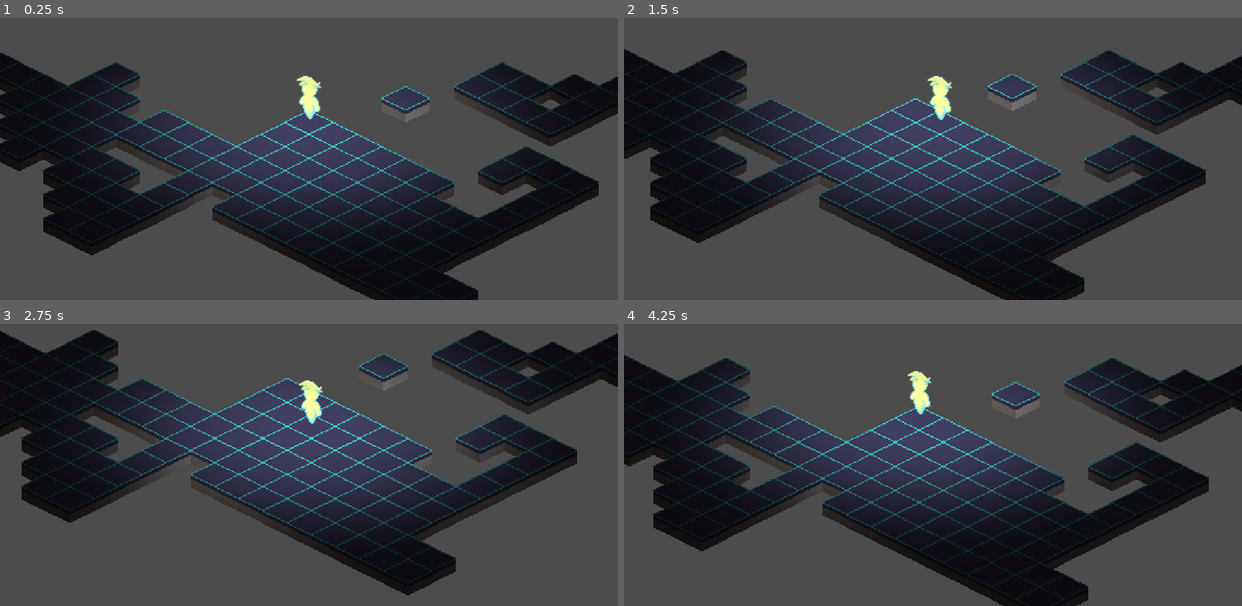
Above: before the commit, frames 1-4 (two rows, left to right).
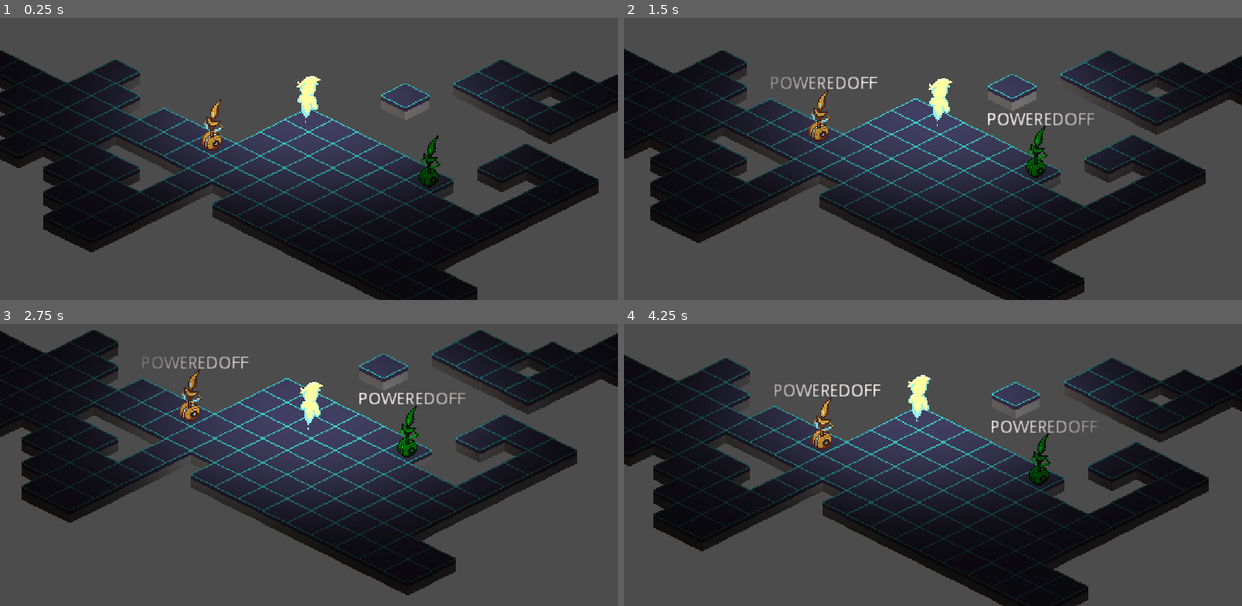
Above: after the commit, the same moments.

Repository: best-godot-team-ever/GoGodotJam
Game: Godot game, scene res://src/Levels/TestLevel.tscn
Same seed, same stepped clock (60 frames per second), same inputs: the game is played once before the commit and once after it.
Inputs:
- Up to frame 1 (0.25 s): no input
- Up to frame 2 (1.5 s): tap Enter (ui_accept) at 0.5, 0.6, 0.77, 1.07 s; hold Right (ui_right) 0.53-1.28 s; hold Down (ui_down) from 1.28 s (still down); tap R at 1.35 s
- Up to frame 3 (2.75 s): tap Enter (ui_accept) at 1.52, 1.55, 1.82, 2.1 s; release Down (ui_down) at 2.03 s; hold Right (ui_right) from 2.03 s (still down)
- Up to frame 4 (4.25 s): release Right (ui_right) at 2.78 s; hold Up (ui_up) 2.78-3.53 s; tap R at 2.85 s; tap Enter (ui_accept) at 3.02, 3.05, 3.32, 3.6, 3.77, 4.07 s; hold Left (ui_left) from 3.53 s (still down); tap Escape (ui_cancel) at 4.15 s

The runs differ from the first frame. In frame 1, 10% of the frame differs, in the area x 0-100%, y 11-100%; in frame 2, 1.8%; in frame 3, 1.7%; in frame 4, 1.8%.

Commit message:
WIP Entities

Diff:
--- a/project.godot
+++ b/project.godot
@@ -14,25 +14,13 @@
 "language": "GDScript",
 "path": "res://src/Managers/BoardManager.gd"
 }, {
-"base": "Node2D",
-"class": "Enemy",
-"language": "GDScript",
-"path": "res://src/Entities/Enemies/Enemy.gd"
-}, {
-"base": "Node2D",
-"class": "Machine",
-"language": "GDScript",
-"path": "res://src/Entities/Machines/Machine.gd"
-}, {
-"base": "Resource",
+"base": "Node",
 "class": "TurnManager",
 "language": "GDScript",
 "path": "res://src/Managers/TurnManager.gd"
 } ]
 _global_script_class_icons={
 "BoardManager": "",
-"Enemy": "",
-"Machine": "",
 "TurnManager": ""
 }
 
--- a/src/Entities/Enemies/Enemy.gd
+++ /dev/null
@@ -1,13 +0,0 @@
-extends Node2D
-class_name Enemy
-
-export var turn_speed : int
-
-var turn_manager : Resource = preload("res://src/Managers/TurnManager.tres")
-
-func _ready() -> void:
-	turn_manager.enemies.append(self)
-
-# virtual method Objects that extend Enemy should have
-func start_turn() -> void:
-	pass
--- a/src/Entities/Enemies/TestEnemy.gd
+++ /dev/null
@@ -1,6 +0,0 @@
-extends Enemy
-
-
-func start_turn() -> void:
-	position += Vector2(10,15)
-	yield(get_tree().create_timer(0.0), "timeout")
--- a/src/Entities/Enemies/TestEnemy.tscn
+++ /dev/null
@@ -1,10 +0,0 @@
-[gd_scene load_steps=3 format=2]
-
-[ext_resource path="res://src/Entities/Enemies/TestEnemy.gd" type="Script" id=1]
-[ext_resource path="res://icon.png" type="Texture" id=2]
-
-[node name="TestEnemy" type="Node2D"]
-script = ExtResource( 1 )
-
-[node name="Sprite" type="Sprite" parent="."]
-texture = ExtResource( 2 )
--- a/src/Entities/Machines/Machine.gd
+++ /dev/null
@@ -1,13 +0,0 @@
-extends Node2D
-class_name Machine
-
-export var turn_speed : int
-
-var turn_manager : Resource = preload("res://src/Managers/TurnManager.tres")
-
-func _ready() -> void:
-	turn_manager.machines.append(self)
-
-# virtual method Objects that extend Enemy should have
-func start_turn() -> void:
-	pass
--- a/src/Entities/Player.gd
+++ /dev/null
@@ -1,15 +0,0 @@
-extends Node2D
-
-var turn_manager : Resource = preload("res://src/Managers/TurnManager.tres")
-
-
-func _ready() -> void:
-	turn_manager.player = self
-
-# just to test the turns
-func _unhandled_input(event: InputEvent) -> void:
-	if Input.is_action_just_pressed("ui_accept"):
-		turn_manager.end_turn()
-
-func start_turn() -> void:
-	pass
--- a/src/Entities/Player.tscn
+++ /dev/null
@@ -1,6 +0,0 @@
-[gd_scene load_steps=2 format=2]
-
-[ext_resource path="res://src/Entities/Player.gd" type="Script" id=1]
-
-[node name="Player" type="Node2D"]
-script = ExtResource( 1 )
--- /dev/null
+++ b/src/Entity/Enemy/Enemy.gd
@@ -0,0 +1,5 @@
+extends "res://src/Entity/Entity.gd"
+
+func _initialize(board_manager: Node, turn_manager: Node) -> void:
+    ._initialize(board_manager, turn_manager)
+    _turn_manager.subscribe_enemy(self)
--- /dev/null
+++ b/src/Entity/Enemy/Grabber.gd
@@ -0,0 +1,36 @@
+extends "res://src/Entity/Enemy/Enemy.gd"
+
+enum GrabberState {PoweredOff, Idle, Chasing}
+
+var current_state: int = GrabberState.PoweredOff
+
+func start_turn() -> void:
+    match current_state:
+        GrabberState.PoweredOff:
+            if _board_manager.get_cell(get_current_position()).energy_level > 0:
+                current_state = GrabberState.Idle
+                # Play Power on Animation?
+        GrabberState.Idle:
+            if _board_manager.get_cell(get_current_position()).energy_level > 0:
+                current_state = GrabberState.Chasing
+        GrabberState.Chasing:
+            if _board_manager.get_cell(get_current_position()).energy_level == 0:
+                current_state = GrabberState.PoweredOff
+                # Play Powered off Animation
+
+            else:
+                # I have power so I should move one tile towards the player's current position
+                _move_towards_player()
+    $Label.set_text(GrabberState.keys()[current_state])
+
+func _move_towards_player() -> void:
+    var player_coord = _board_manager.get_entity_position_by_id(_turn_manager.player_entity_id)
+    var offset = player_coord - get_current_position()
+
+    var direction = Vector2()
+    if abs(offset.x) >= abs(offset.y):
+        direction.x = sign(offset.x)
+    else:
+        direction.y = sign(offset.y)
+
+    move_on_map(direction)
--- /dev/null
+++ b/src/Entity/Enemy/Grabber.tscn
@@ -0,0 +1,23 @@
+[gd_scene load_steps=4 format=2]
+
+[ext_resource path="res://assets/Enemy2.png" type="Texture" id=1]
+[ext_resource path="res://src/Entity/Entity.tscn" type="PackedScene" id=2]
+[ext_resource path="res://src/Entity/Enemy/Grabber.gd" type="Script" id=3]
+
+[node name="Grabber" instance=ExtResource( 2 )]
+script = ExtResource( 3 )
+
+[node name="Sprite" parent="." index="0"]
+texture = ExtResource( 1 )
+offset = Vector2( 0, -15 )
+
+[node name="Label" type="Label" parent="." index="2"]
+margin_left = -41.0
+margin_top = -49.0
+margin_right = 38.0
+margin_bottom = -35.0
+align = 1
+uppercase = true
+__meta__ = {
+"_edit_use_anchors_": false
+}
--- /dev/null
+++ b/src/Entity/Enemy/Leecher.gd
@@ -0,0 +1,47 @@
+extends "res://src/Entity/Enemy/Enemy.gd"
+
+enum LeecherStates {PoweredOff, Idle, Following}
+
+var current_state: int = LeecherStates.PoweredOff
+
+# Start off powered off.
+# When it wakes up, it sucks all energy from the tile?
+#
+
+func start_turn() -> void:
+	match current_state:
+		LeecherStates.PoweredOff:
+			if _board_manager.get_cell(get_current_position()).energy_level > 0:
+				current_state = LeecherStates.Idle
+				# Play Power on Animation?
+		LeecherStates.Idle:
+			if _board_manager.get_cell(get_current_position()).energy_level > 0:
+				current_state = LeecherStates.Following
+		LeecherStates.Following:
+			var _next_location = _get_next_target_coord()
+			move_on_map(_next_location - get_current_position())
+			# if _board_manager.get_cell(get_current_position()).energy_level == 0:
+			# 	current_state = PoweredOff
+			# 	# Play Powered off Animation
+	$Label.set_text(LeecherStates.keys()[current_state])
+
+func _get_next_target_coord() -> Vector2:
+	var target = get_current_position()
+	var max_energy: = 0
+	# Get all the possible tiles.
+	var tile_list = _board_manager.get_cells(_get_near_cells_list(target))
+
+	for key in tile_list.keys():
+		if tile_list.get(key).is_in_level and tile_list.get(key).energy_level > max_energy:
+			target = key
+			max_energy = tile_list.get(key).energy_level
+
+	return target
+
+# Too faking tired to try and figure out a pretty solution. Hard code it is
+func _get_near_cells_list(coord: Vector2, radius: int = 1) -> Array:
+	var list = []
+	for x in range(-radius, radius + 1):
+		for y in range(-radius, radius + 1):
+			list.append(Vector2(coord.x + x, coord.y + y))
+	return list
--- /dev/null
+++ b/src/Entity/Enemy/Leecher.tscn
@@ -0,0 +1,24 @@
+[gd_scene load_steps=4 format=2]
+
+[ext_resource path="res://src/Entity/Entity.tscn" type="PackedScene" id=1]
+[ext_resource path="res://assets/Enemy2.png" type="Texture" id=2]
+[ext_resource path="res://src/Entity/Enemy/Leecher.gd" type="Script" id=3]
+
+[node name="Leecher" instance=ExtResource( 1 )]
+script = ExtResource( 3 )
+
+[node name="Sprite" parent="." index="0"]
+modulate = Color( 0, 0.72549, 0.0980392, 1 )
+texture = ExtResource( 2 )
+offset = Vector2( 0, -15 )
+
+[node name="Label" type="Label" parent="." index="2"]
+margin_left = -41.0
+margin_top = -49.0
+margin_right = 38.0
+margin_bottom = -35.0
+align = 1
+uppercase = true
+__meta__ = {
+"_edit_use_anchors_": false
+}
--- a/src/Entity/Entity.gd
+++ b/src/Entity/Entity.gd
@@ -5,15 +5,21 @@
 onready var tween = $Tween
 
 var _board_manager: BoardManager
+var _turn_manager: TurnManager
 
 var entity_id: int
 export(EntityType) var entity_type
+export var turn_speed: int = 0
 
 func _ready() -> void:
 	tween.connect("tween_all_completed", self, "_animation_finished")
 
-func init(board_manager: BoardManager) -> void:
+func init(board_manager: BoardManager, turn_manager: TurnManager) -> void:
+	_initialize(board_manager, turn_manager)
+
+func _initialize(board_manager: Node, turn_manager: Node) -> void:
 	_board_manager = board_manager
+	_turn_manager = turn_manager
 
 	entity_id = _board_manager.add_entity(self, board_manager.world_to_map(position))
 	assert(entity_id != _board_manager.entity_grid.NO_ENTITY)
--- a/src/Entity/Entity.tscn
+++ b/src/Entity/Entity.tscn
@@ -1,12 +1,10 @@
-[gd_scene load_steps=3 format=2]
+[gd_scene load_steps=2 format=2]
 
 [ext_resource path="res://src/Entity/Entity.gd" type="Script" id=1]
-[ext_resource path="res://src/Entity/Floating_Sprite.gd" type="Script" id=2]
 
 [node name="Entity" type="Node2D"]
 script = ExtResource( 1 )
 
 [node name="Sprite" type="Sprite" parent="."]
-script = ExtResource( 2 )
 
 [node name="Tween" type="Tween" parent="."]
--- a/src/Entity/Player.tscn
+++ /dev/null
@@ -1,22 +0,0 @@
-[gd_scene load_steps=5 format=2]
-
-[ext_resource path="res://src/Entity/Entity.tscn" type="PackedScene" id=1]
-[ext_resource path="res://assets/Player.png" type="Texture" id=2]
-[ext_resource path="res://assets/light.png" type="Texture" id=4]
-[ext_resource path="res://src/Entity/Player.gd" type="Script" id=5]
-
-[node name="Player" instance=ExtResource( 1 )]
-script = ExtResource( 5 )
-
-[node name="Light2D" type="Light2D" parent="." index="0"]
-scale = Vector2( 1, 0.5 )
-texture = ExtResource( 4 )
-texture_scale = 1.4
-
-[node name="Sprite" parent="." index="1"]
-texture = ExtResource( 2 )
-offset = Vector2( 0, -20 )
-
-[node name="Camera2D" type="Camera2D" parent="." index="2"]
-current = true
-smoothing_enabled = true
--- a/src/Entity/Player.gd
+++ b/src/Entity/Player/Player.gd
@@ -1,19 +1,23 @@
 extends "res://src/Entity/Entity.gd"
 
+onready var animated_sprite = $AnimatedSprite
+
 var move_direction = Vector2()
-var is_player_turn = true
 
 var is_next_turn_queued = false
 
+func _initialize(board_manager: Node, turn_manager: Node) -> void:
+	._initialize(board_manager, turn_manager)
+	_turn_manager.set_player_entity_id(entity_id)
+
 func _process(_delta: float) -> void:
-	if is_next_turn_queued and is_player_turn:
+	if is_next_turn_queued and _turn_manager.is_player_turn:
 		start_turn()
 
 func start_turn() -> void:
-	if not is_player_turn:
+	if not _turn_manager.is_player_turn:
 		is_next_turn_queued = not is_next_turn_queued
 		return
-	# if not turn_manager.is_player_turn(): return
 
 	# Plan the Turn
 	var planned_position = get_current_position() + move_direction
@@ -23,9 +27,9 @@
 		return
 
 	# Execute the Turn
-	is_player_turn = false
 	move_on_map(move_direction)
 
+	_turn_manager.end_turn()
 	pass
 
 func _unhandled_input(event: InputEvent) -> void:
@@ -38,12 +42,21 @@
 			move_direction = Vector2.LEFT
 		elif event.is_action("ui_right"):
 			move_direction = Vector2.RIGHT
-		if event.is_action("ui_accept"):
+		elif event.is_action("ui_cancel"):
+			move_direction = Vector2.ZERO
+		elif event.is_action("ui_accept"):
 			start_turn()
+		_update_look_animation()
 
 func _animation_finished() -> void:
-	is_player_turn = true
+	_turn_manager.ready_for_turn()
 
 func move_on_map(direction: Vector2):
 	.move_on_map(direction)
-	_board_manager.set_energy(get_current_position(), 3)
+	_board_manager.set_energy(get_current_position(), 3 if direction.length() != 0 else _board_manager.get_cell(get_current_position()).get("energy_level") + 1)
+
+func _update_look_animation() -> void:
+	if move_direction.y < 0 or move_direction.x < 0:
+		animated_sprite.play("idle_left")
+	else:
+		animated_sprite.play("idle_right")
--- /dev/null
+++ b/src/Entity/Player/Player.tscn
@@ -0,0 +1,93 @@
+[gd_scene load_steps=19 format=2]
+
+[ext_resource path="res://assets/Player-Sheet.png" type="Texture" id=1]
+[ext_resource path="res://assets/light.png" type="Texture" id=2]
+[ext_resource path="res://src/Entity/Player/Player.gd" type="Script" id=3]
+[ext_resource path="res://src/Entity/Entity.tscn" type="PackedScene" id=4]
+[ext_resource path="res://assets/Player.png" type="Texture" id=5]
+
+[sub_resource type="AtlasTexture" id=1]
+atlas = ExtResource( 1 )
+region = Rect2( 0, 0, 21, 44 )
+
+[sub_resource type="AtlasTexture" id=2]
+atlas = ExtResource( 1 )
+region = Rect2( 21, 0, 21, 44 )
+
+[sub_resource type="AtlasTexture" id=3]
+atlas = ExtResource( 1 )
+region = Rect2( 42, 0, 21, 44 )
+
+[sub_resource type="AtlasTexture" id=4]
+atlas = ExtResource( 1 )
+region = Rect2( 63, 0, 21, 44 )
+
+[sub_resource type="AtlasTexture" id=5]
+atlas = ExtResource( 1 )
+region = Rect2( 84, 0, 21, 44 )
+
+[sub_resource type="AtlasTexture" id=6]
+atlas = ExtResource( 1 )
+region = Rect2( 105, 0, 21, 44 )
+
+[sub_resource type="AtlasTexture" id=7]
+atlas = ExtResource( 1 )
+region = Rect2( 0, 44, 21, 44 )
+
+[sub_resource type="AtlasTexture" id=8]
+atlas = ExtResource( 1 )
+region = Rect2( 21, 44, 21, 44 )
+
+[sub_resource type="AtlasTexture" id=9]
+atlas = ExtResource( 1 )
+region = Rect2( 42, 44, 21, 44 )
+
+[sub_resource type="AtlasTexture" id=10]
+atlas = ExtResource( 1 )
+region = Rect2( 63, 44, 21, 44 )
+
+[sub_resource type="AtlasTexture" id=11]
+atlas = ExtResource( 1 )
+region = Rect2( 84, 44, 21, 44 )
+
+[sub_resource type="AtlasTexture" id=12]
+atlas = ExtResource( 1 )
+region = Rect2( 105, 44, 21, 44 )
+
+[sub_resource type="SpriteFrames" id=13]
+animations = [ {
+"frames": [ SubResource( 1 ), SubResource( 2 ), SubResource( 3 ), SubResource( 4 ), SubResource( 5 ), SubResource( 6 ) ],
+"loop": true,
+"name": "idle_right",
+"speed": 5.0
+}, {
+"frames": [ SubResource( 7 ), SubResource( 8 ), SubResource( 9 ), SubResource( 10 ), SubResource( 11 ), SubResource( 12 ) ],
+"loop": true,
+"name": "idle_left",
+"speed": 5.0
+} ]
+
+[node name="Player" instance=ExtResource( 4 )]
+script = ExtResource( 3 )
+
+[node name="Light2D" type="Light2D" parent="." index="0"]
+position = Vector2( 0, -11 )
+scale = Vector2( 1, 0.5 )
+texture = ExtResource( 2 )
+texture_scale = 1.4
+
+[node name="Sprite" parent="." index="1"]
+visible = false
+texture = ExtResource( 5 )
+offset = Vector2( 0, -20 )
+
+[node name="Camera2D" type="Camera2D" parent="." index="2"]
+current = true
+smoothing_enabled = true
+
+[node name="AnimatedSprite" type="AnimatedSprite" parent="." index="4"]
+frames = SubResource( 13 )
+animation = "idle_right"
+frame = 2
+playing = true
+offset = Vector2( 0, -16 )
--- a/src/Levels/Level.gd
+++ b/src/Levels/Level.gd
@@ -3,7 +3,9 @@
 # This script will pass Board Manager into every Entity class
 
 onready var board_manager = $BoardManager
+onready var turn_manager = $TurnManager
 
 func _ready() -> void:
+    turn_manager.init(board_manager)
     for entity in $Entities.get_children():
-        entity.init(board_manager)
+        entity.init(board_manager, turn_manager)
--- a/src/Levels/TestLevel.tscn
+++ b/src/Levels/TestLevel.tscn
@@ -1,11 +1,14 @@
-[gd_scene load_steps=8 format=2]
+[gd_scene load_steps=11 format=2]
 
 [ext_resource path="res://assets/unknown.png" type="Texture" id=1]
+[ext_resource path="res://src/Managers/TurnManager.gd" type="Script" id=2]
+[ext_resource path="res://src/Entity/Enemy/Grabber.tscn" type="PackedScene" id=3]
+[ext_resource path="res://src/Entity/Enemy/Leecher.tscn" type="PackedScene" id=4]
 [ext_resource path="res://src/Managers/BoardManager.gd" type="Script" id=6]
 [ext_resource path="res://src/Managers/EnergyGrid.gd" type="Script" id=7]
 [ext_resource path="res://src/Managers/EntityGrid.gd" type="Script" id=8]
 [ext_resource path="res://src/Levels/Level.gd" type="Script" id=9]
-[ext_resource path="res://src/Entity/Player.tscn" type="PackedScene" id=10]
+[ext_resource path="res://src/Entity/Player/Player.tscn" type="PackedScene" id=10]
 
 [sub_resource type="TileSet" id=1]
 0/name = "unknown.png 0"
@@ -25,6 +28,9 @@
 
 [node name="TestLevel" type="Node2D"]
 script = ExtResource( 9 )
+
+[node name="TurnManager" type="Node" parent="."]
+script = ExtResource( 2 )
 
 [node name="BoardManager" type="Node2D" parent="."]
 script = ExtResource( 6 )
@@ -47,6 +53,13 @@
 [node name="CanvasModulate" type="CanvasModulate" parent="BoardManager"]
 color = Color( 0.188235, 0.164706, 0.164706, 1 )
 
-[node name="Entities" type="Node2D" parent="."]
+[node name="Entities" type="YSort" parent="."]
+
+[node name="Leecher" parent="Entities" instance=ExtResource( 4 )]
+position = Vector2( 101, 60 )
+
+[node name="Grabber" parent="Entities" instance=ExtResource( 3 )]
+position = Vector2( -80, 28 )
 
 [node name="Player" parent="Entities" instance=ExtResource( 10 )]
+position = Vector2( 1, 8 )
--- a/src/Levels/TurnTest.tscn
+++ /dev/null
@@ -1,14 +0,0 @@
-[gd_scene load_steps=3 format=2]
-
-[ext_resource path="res://src/Entities/Enemies/TestEnemy.tscn" type="PackedScene" id=1]
-[ext_resource path="res://src/Entities/Player.tscn" type="PackedScene" id=2]
-
-[node name="TurnTest" type="Node2D"]
-
-[node name="TestEnemy" parent="." instance=ExtResource( 1 )]
-position = Vector2( 81, 92 )
-
-[node name="TestEnemy2" parent="." instance=ExtResource( 1 )]
-position = Vector2( 226, 90 )
-
-[node name="Player" parent="." instance=ExtResource( 2 )]
--- a/src/Managers/BoardManager.gd
+++ b/src/Managers/BoardManager.gd
@@ -5,9 +5,6 @@
 onready var level_grid = $LevelGrid
 onready var energy_grid = $EnergyGrid
 onready var entity_grid = $EntityGrid
-
-func _ready() -> void:
-	print(map_to_world(Vector2(0,0)))
 
 # =======================================================
 #    Entity.
--- a/src/Managers/TurnManager.gd
+++ b/src/Managers/TurnManager.gd
@@ -1,26 +1,44 @@
-extends Resource
+extends Node
+
 class_name TurnManager
 
-var enemies: Array
-var machines: Array
-var player
+var _board_manager: Node
 
+var machines: Array = []
+var enemies: Array = []
 
+var is_player_turn = true
+
+var player_entity_id = -1
+
+func init(board_manager: BoardManager) -> void:
+	_board_manager = board_manager
+
+func set_player_entity_id(player_id: int) -> void:
+	print(player_id)
+	player_entity_id = player_id
+
+func subscribe_machine(machine: Node) -> void:
+	machines.append(machine)
+
+func subscribe_enemy(enemy: Node) -> void:
+	enemies.append(enemy)
+
+# Only the player can end turn...
 func end_turn() -> void:
+	is_player_turn = false
 	machines.sort_custom(self,"_sort")
-	for machine in machines :
+	for machine in machines:
 		machine.start_turn()
-		yield(machine.start_turn(), "completed")
 
 	enemies.sort_custom(self,"_sort")
-	for enemy in enemies :
+	for enemy in enemies:
 		enemy.start_turn()
-		yield(enemy.start_turn(), "completed")
 
-	player.start_turn()
+	_board_manager.drain_energy()
+
+func ready_for_turn() -> void:
+	is_player_turn = true
 
 func _sort(entity1, entity2) -> bool:
 	return entity1.turn_speed > entity2.turn_speed
-
-# Objects that inherit from Enemy and Machine Classes, already append themselves when ready to the enemies and machines array.
-# they also have the tuen manager preloaded. But they need to have in their start_turn() method a yield() (you can always use yield(get_tree().create_timer(0.0), "timeout"))
--- a/src/Managers/TurnManager.tres
+++ /dev/null
@@ -1,6 +0,0 @@
-[gd_resource type="Resource" load_steps=2 format=2]
-
-[ext_resource path="res://src/Managers/TurnManager.gd" type="Script" id=1]
-
-[resource]
-script = ExtResource( 1 )
Binary file added: assets/Enemy2.png
Not shown, added: assets/Enemy2.png.import
Binary file added: assets/Player-Sheet.png
Not shown, added: assets/Player-Sheet.png.import
